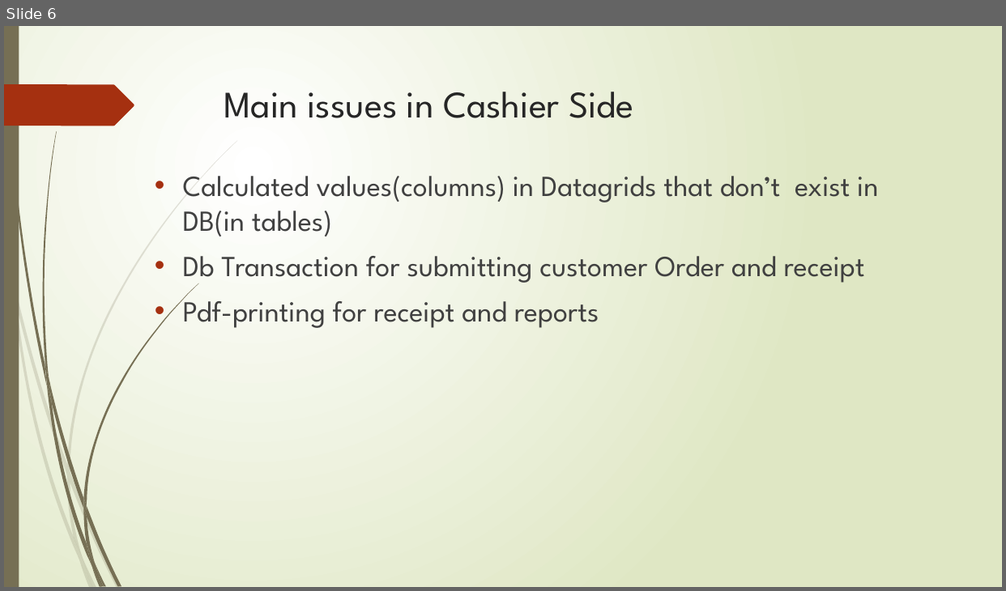
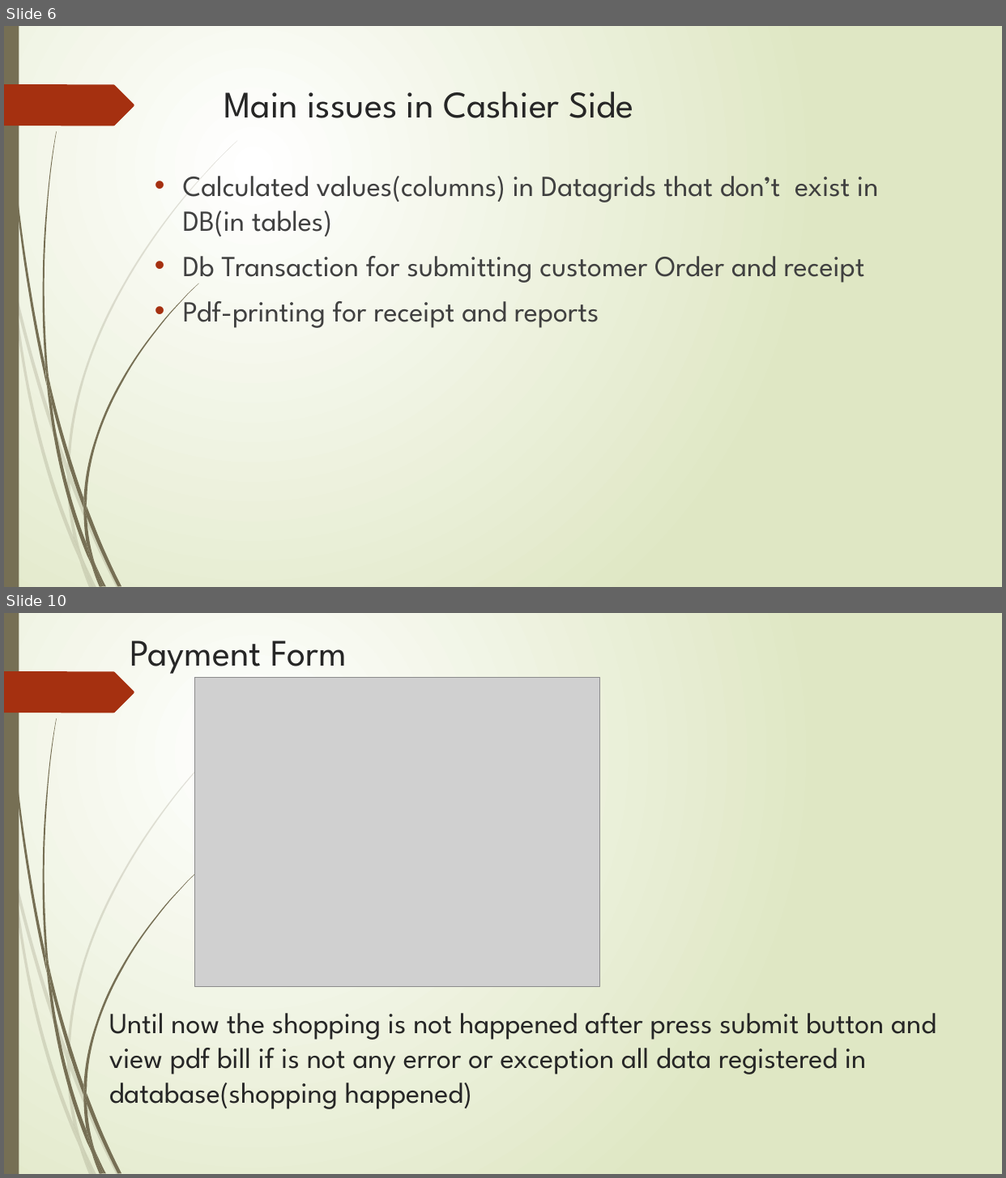
Before and after one commit to alitorabi1/SmallStore, a slide deck: Documents/Presentation1.pptx. Shown one above the other, each under a label of ours: slide 6 before the commit, slides 6 and 10 after it; the slides between them are not shown. The pictures are 1006x591 and 1006x1178 pixels, drawn with LibreOffice and Linux fonts; fonts in the diff are those of the drawing; grey boxes stand for pictures. Boxes give left, top, right and bottom in pixels: in the first picture for what was removed or moved away, otherwise in the second. Text is boxed around its words. In the diff, an @@ line names an element or a change of style, - is before the commit and + after.

```diff
--- a/Documents/Presentation1.pptx
+++ b/Documents/Presentation1.pptx
@@ slide 10 added at box(4, 613, 1002, 1174), background gradient #FFFFFF to #DFE8C4; not listed: 24 template elements that a slide beside it also shows @@
@@ title added at box(130, 641, 346, 674), 36 pt, text #262626 @@
+Payment Form
@@ picture added at box(195, 677, 599, 986) @@
@@ text added at box(109, 1013, 936, 1110), 28 pt, text #262626 @@
+Until now the shopping is not happened after press submit button and view pdf bill if is not any error or exception all data registered in database(shopping happened)
```
Also in this commit, not shown: 4 slides changed, 3 other slides added, 1 slide removed.
